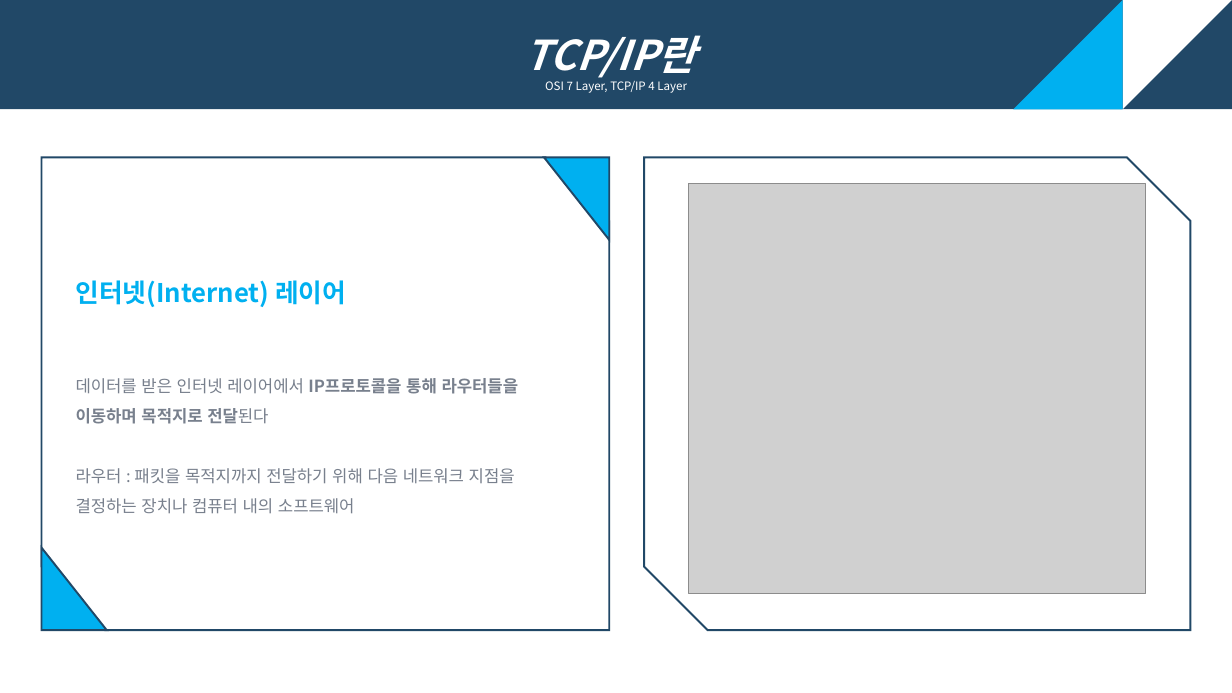
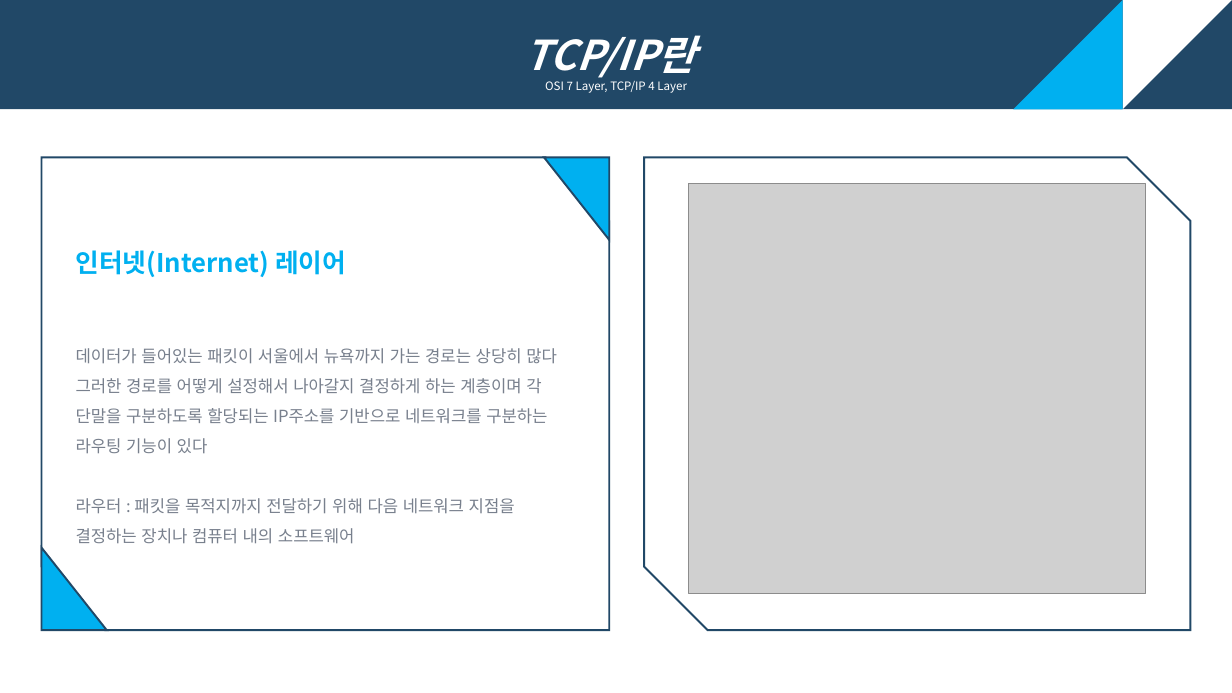
Before and after one commit to eunbee-kim/dmsql1471, a slide deck: slide 6 of 교육/3주차_TCP_IP_AJAX_Git.pptx. Drawn at 1232x693 pixels with LibreOffice and Linux fonts; fonts in the diff are those of the drawing; grey boxes stand for pictures. Boxes give left, top, right and bottom in pixels: in the first picture for what was removed or moved away, otherwise in the second. Text is boxed around its words. In the diff, an @@ line names an element or a change of style, - is before the commit and + after.

```diff
--- a/교육/3주차_TCP_IP_AJAX_Git.pptx
+++ b/교육/3주차_TCP_IP_AJAX_Git.pptx
@@ text at (76,348,557,454): text changed; bold off @@
-데이터를 받은 인터넷 레이어에서 IP프로토콜을 통해 라우터들을 이동하며 목적지로 전달된다
+데이터가 들어있는 패킷이 서울에서 뉴욕까지 가는 경로는 상당히 많다 그러한 경로를 어떻게 설정해서 나아갈지 결정하게 하는 계층이며 각 단말을 구분하도록 할당되는 IP주소를 기반으로 네트워크를 구분하는 라우팅 기능이 있다
```
Also in this commit, not shown: 7 other slides changed, 1 slide added, 2 other files.
